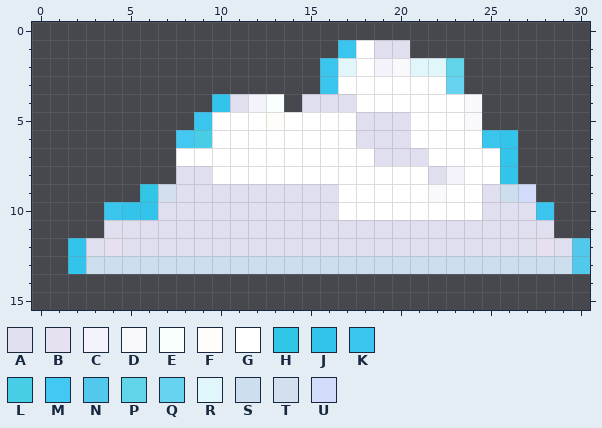
File history of a pixel-art sprite, public/img/2.png. The picture above was drawn from the file before the commit.
The file is 124x64 pixels, drawn in blocks of 4x4; one block is one cell here. Colours within 5 levels of each other are drawn and written as one.
Palette (. is transparent): A #e0dfef  B #e6e0f0  C #f4f2fb  D #f9f9fc  E #f9fffd  F #fffdf9  G #ffffff  H #30c7e6  J #33c4ec  K #39c5ee  L #47cde5  M #42c8f3  N #52c8ec  P #61d4ea  Q #66d3f0  R #e0f6fb  S #cddfef  T #d3deef  U #d2dbf9
After the commit:
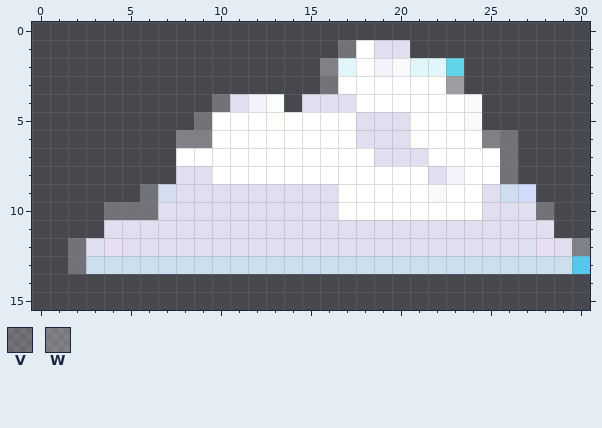
Colours new in this view: V #ffffff3c  W #ffffff50
Change:
@@ palette @@
-Q #66d3f0
+Q #ffffff78
@@ x 0..30 @@
  0 ...............................
- 1 .................KGAA..........
- 2 ................KRGCDRRP.......
- 3 ................KGGGGGGQ.......
- 4 ..........JACE.AAAGGGGGGD......
- 5 .........KGGGFGGGGAAAGGGD......
- 6 ........MLGGGGGGGGAAAGGGGKJ....
- 7 ........GGGGGGGGGGGAAAGGGGJ....
- 8 ........AAGGGGGGGGGGGGACGGJ....
- 9 ......HTAAAAAAAAAGGGGGDGGASU...
-10 ....KJJAAAAAAAAAAGGGGGGGGAAAK..
+ 1 .................VGAA..........
+ 2 ................WRGCDRRP.......
+ 3 ................VGGGGGGQ.......
+ 4 ..........VACE.AAAGGGGGGD......
+ 5 .........VGGGFGGGGAAAGGGD......
+ 6 ........WWGGGGGGGGAAAGGGGWV....
+ 7 ........GGGGGGGGGGGAAAGGGGV....
+ 8 ........AAGGGGGGGGGGGGACGGV....
+ 9 ......VTAAAAAAAAAGGGGGDGGASU...
+10 ....VVVAAAAAAAAAAGGGGGGGGAAAV..
 11 ....AAAAAAAAAAAAAAAAAAAAAAAAA..
-12 ..JABAAAAAAAAAAAAAAAAAAAAAAABAN
-13 ..JSSSSSSSSSSSSSSSSSSSSSSSSSSSN
+12 ..VABAAAAAAAAAAAAAAAAAAAAAAABAW
+13 ..VSSSSSSSSSSSSSSSSSSSSSSSSSSSN
 14 ...............................
Changed places in both pictures, as pixel boxes (x1, y1, x2, y2):
changed: (320, 40, 356, 94)
changed: (446, 76, 590, 256)
changed: (68, 94, 230, 274)
